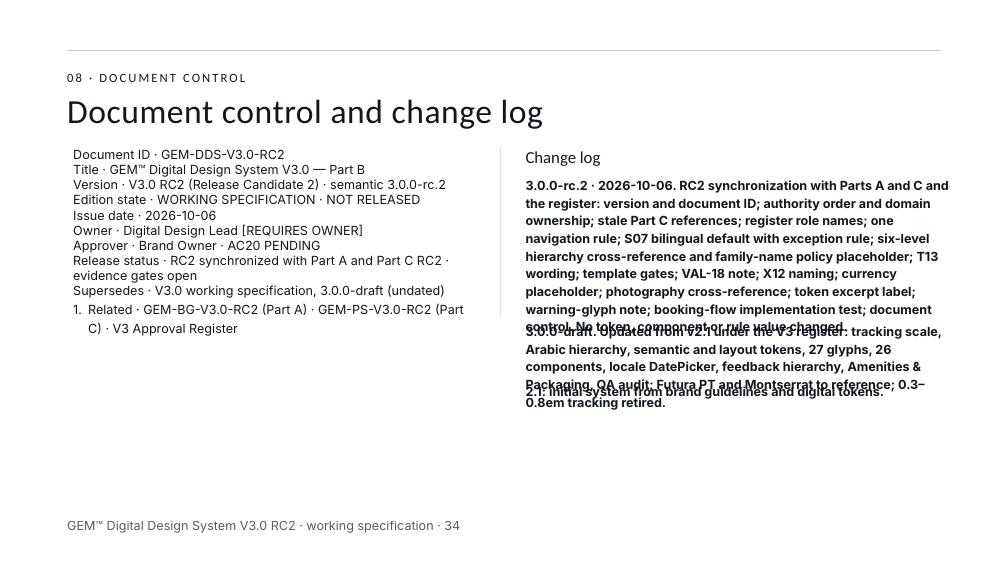
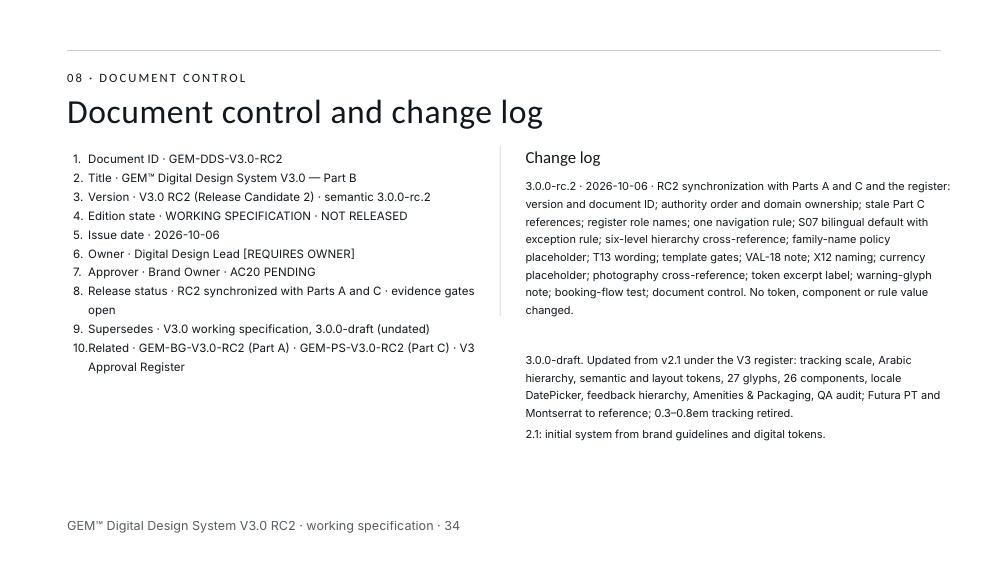
Before and after one commit to mashaelalh/GEM, a slide deck: slide 34 of PartB_RC2/01_source/B-RC2.pptx. Drawn at 1008x567 pixels with LibreOffice and Linux fonts; fonts in the diff are those of the drawing. Boxes give left, top, right and bottom in pixels: in the first picture for what was removed or moved away, otherwise in the second. Text is boxed around its words. In the diff, an @@ line names an element or a change of style, - is before the commit and + after.

```diff
--- a/PartB_RC2/01_source/B-RC2.pptx
+++ b/PartB_RC2/01_source/B-RC2.pptx
@@ text at [73, 154, 475, 374]: text changed; size 12 to 11 pt @@
-1. Document ID · GEM-DDS-V3.0-RC2
-   Title · GEM™ Digital Design System V3.0 — Part B
-   Version · V3.0 RC2 (Release Candidate 2) · semantic 3.0.0-rc.2
-   Edition state · WORKING SPECIFICATION · NOT RELEASED
-   Issue date · 2026-10-06
-   Owner · Digital Design Lead [REQUIRES OWNER]
-   Approver · Brand Owner · AC20 PENDING
-   Release status · RC2 synchronized with Part A and Part C RC2 · evidence gates open
-   Supersedes · V3.0 working specification, 3.0.0-draft (undated)
-   Related · GEM-BG-V3.0-RC2 (Part A) · GEM-PS-V3.0-RC2 (Part C) · V3 Approval Register
+1. Document ID · GEM-DDS-V3.0-RC2
+2. Title · GEM™ Digital Design System V3.0 — Part B
+3. Version · V3.0 RC2 (Release Candidate 2) · semantic 3.0.0-rc.2
+4. Edition state · WORKING SPECIFICATION · NOT RELEASED
+5. Issue date · 2026-10-06
+6. Owner · Digital Design Lead [REQUIRES OWNER]
+7. Approver · Brand Owner · AC20 PENDING
+8. Release status · RC2 synchronized with Parts A and C · evidence gates open
+9. Supersedes · V3.0 working specification, 3.0.0-draft (undated)
+10. Related · GEM-BG-V3.0-RC2 (Part A) · GEM-PS-V3.0-RC2 (Part C) · V3 Approval Register
@@ text at [526, 181, 951, 317]: text changed; size 12 to 10.5 pt; bold off @@
-3.0.0-rc.2 · 2026-10-06. RC2 synchronization with Parts A and C and the register: version and document ID; authority order and domain ownership; stale Part C references; register role names; one navigation rule; S07 bilingual default with exception rule; six-level hierarchy cross-reference and family-name policy placeholder; T13 wording; template gates; VAL-18 note; X12 naming; currency placeholder; photography cross-reference; token excerpt label; warning-glyph note; booking-flow implementation test; document control. No token, component or rule value changed.
+3.0.0-rc.2 · 2026-10-06 · RC2 synchronization with Parts A and C and the register: version and document ID; authority order and domain ownership; stale Part C references; register role names; one navigation rule; S07 bilingual default with exception rule; six-level hierarchy cross-reference; family-name policy placeholder; T13 wording; template gates; VAL-18 note; X12 naming; currency placeholder; photography cross-reference; token excerpt label; warning-glyph note; booking-flow test; document control. No token, component or rule value changed.
@@ text "3.0.0-draft. Updated from v2.1 under ...": place and size @@
-text "3.0.0-draft. Updated from v2.1 under ..." at [526, 325, 942, 410]
+text "3.0.0-draft. Updated from v2.1 under ..." at [526, 355, 940, 420]
@@ text "3.0.0-draft. Updated from v2.1 under ..." at [526, 355, 940, 420]: size 12 to 10.5 pt, bold off @@
@@ text "2.1: initial system from brand ..." at [526, 429, 826, 441]: size 12 to 10.5 pt, bold off @@
@@ text "2.1: initial system from brand ...": place and size @@
-text "2.1: initial system from brand ..." at [526, 386, 884, 400]
+text "2.1: initial system from brand ..." at [526, 429, 826, 441]
```
Also in this commit, not shown: 4 other slides changed, 6 other files.
